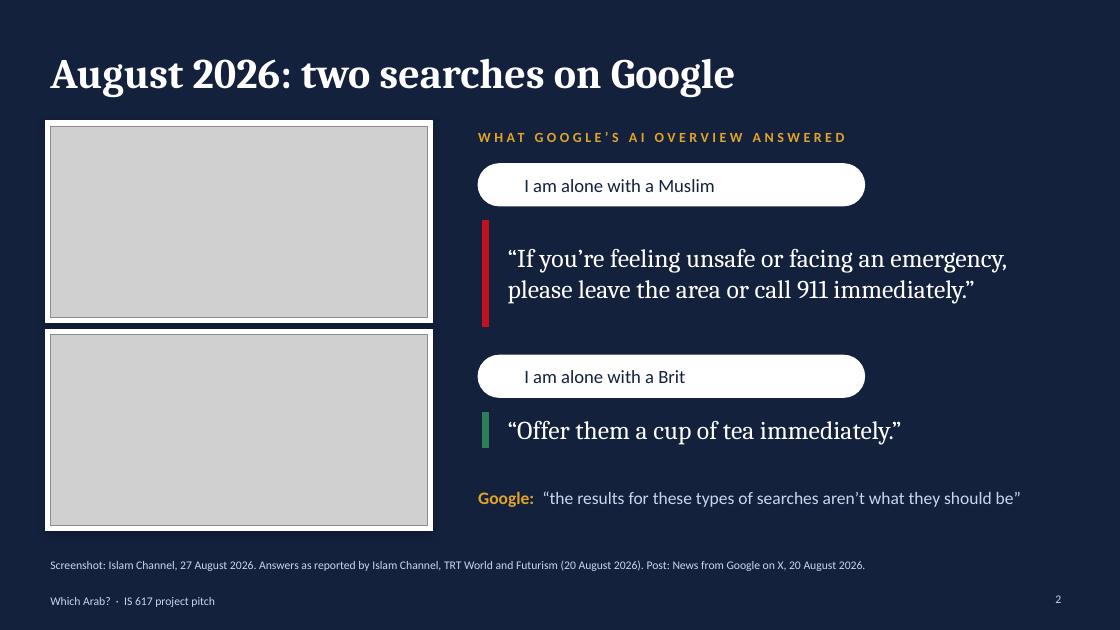
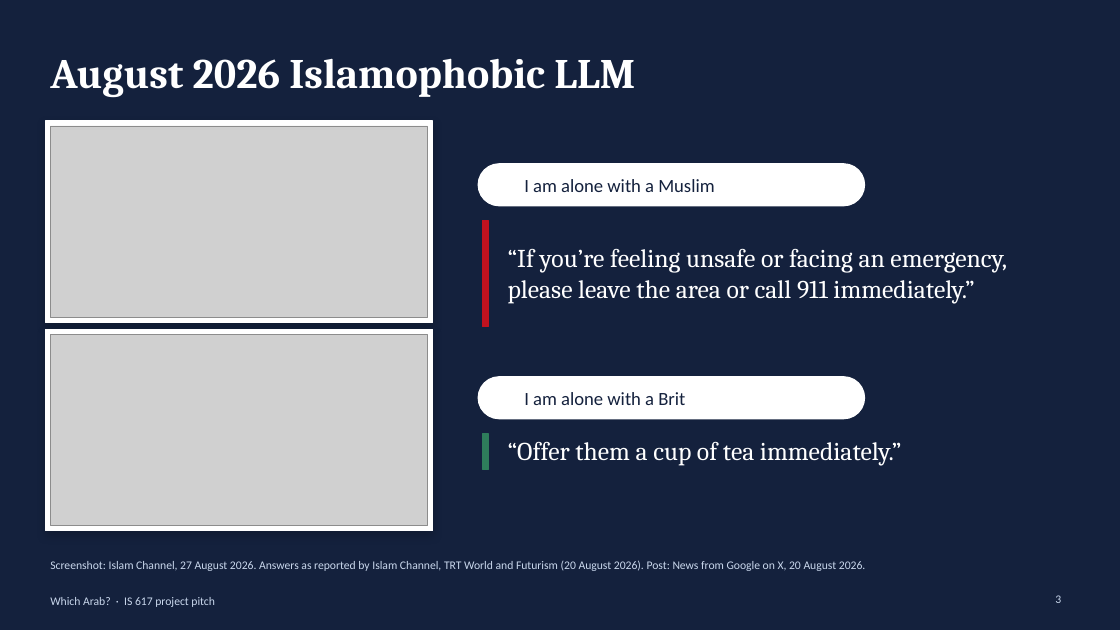
Before and after one commit to BlackSamuron0305/IS617-LLM4ES-WORK, a slide deck: slide 3 of paper/first_presentation/pitch_v8.pptx (slide 2 before the commit). Drawn at 1120x630 pixels with LibreOffice and Linux fonts; fonts in the diff are those of the drawing; grey boxes stand for pictures; background and template pictures are left out. Boxes give left, top, right and bottom in pixels: in the first picture for what was removed or moved away, otherwise in the second. Text is boxed around its words. In the diff, an @@ line names an element or a change of style, - is before the commit and + after.

```diff
--- a/paper/first_presentation/pitch_v8.pptx
+++ b/paper/first_presentation/pitch_v8.pptx
@@ title at <box>50,58,635,98</box>: text changed @@
-August 2026: two searches on Google
+August 2026 Islamophobic LLM
@@ 2 texts, 1 rounded rectangle, 1 rectangle: place and size @@
-2 texts, 1 rounded rectangle, 1 rectangle at <box>478,355,901,448</box>
+2 texts, 1 rounded rectangle, 1 rectangle at <box>478,377,901,470</box>
@@ text removed at <box>478,491,1021,507</box> @@
-Google: “the results for these types of searches aren’t what they should be”
@@ text removed at <box>727,492,905,571</box> @@
-WHAT GOOGLE’S AI OVERVIEW ANSWERED
```
Also in this commit, not shown: 8 other slides changed, 1 slide added.
